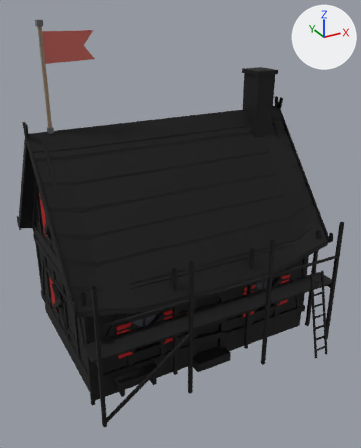
The glTF model game/assets/modelle/gebaeude/neubau/wohnhaus_elb_s1_g2.glb, before and after one commit.
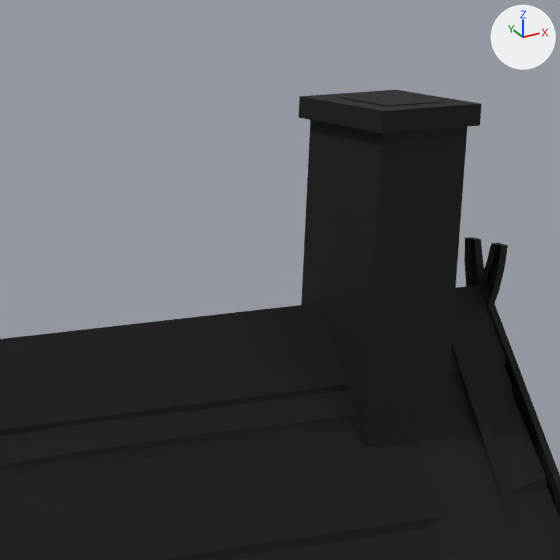
The first picture shows the older version from a 50 mm lens placed at (-6.43, -12.63, 9.42), pointed at (-0.07, -1.06, 3.64). The close-ups show the older and then the newer version on the part from 51% to 81% of the width and 11% to 36% of the height of that picture. Only the edits that show in the close-ups are written down. Arrows for +X, +Y and +Z are at upper right; the lights stay in place. Vertices at exactly the same position are counted once.

In view in the first close-up: 'Dach', 'Haus'.
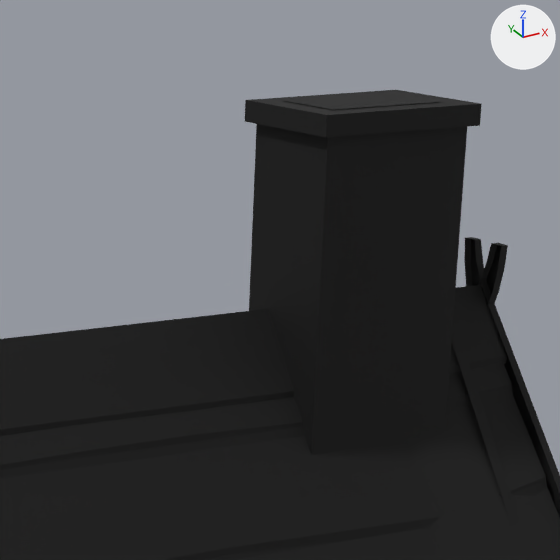
What differs and where, as boxes (x1, y1, x2, y2) in the close-ups (560 x 560 px; the box of a moved part takes in the faces that stretch with it):
part 1 of me_haus, moved or reshaped
    before: (299, 96, 384, 305)
    after: (245, 96, 384, 312)

Edits to the bpy script that builds the scene:
```text
Change me_haus:
    where me_haus.from_pydata(...)  # 2321 vertices, 2528 faces; spans x -3.59..3.58, y -2.98..2.87, z -0.12..7.68
    used by ob_haus; location = (0.0, 0.0, 0.0)
    me_haus part 1: 16 vertices moved from x 2.63..2.78, y -0.75..0.05, z 5.74..7.68 to x 2.25..2.4, y -0.75..0.05, z 5.74..7.68
```
